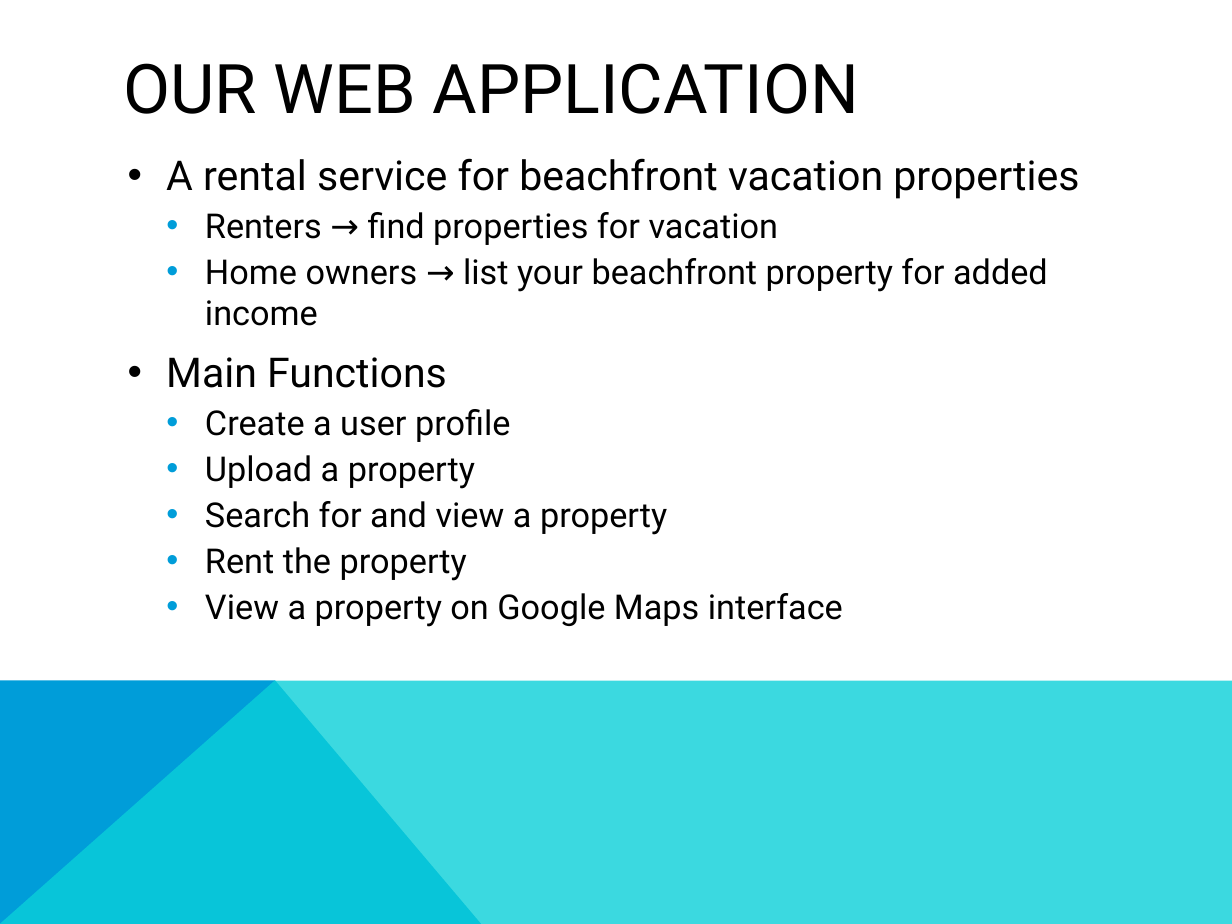
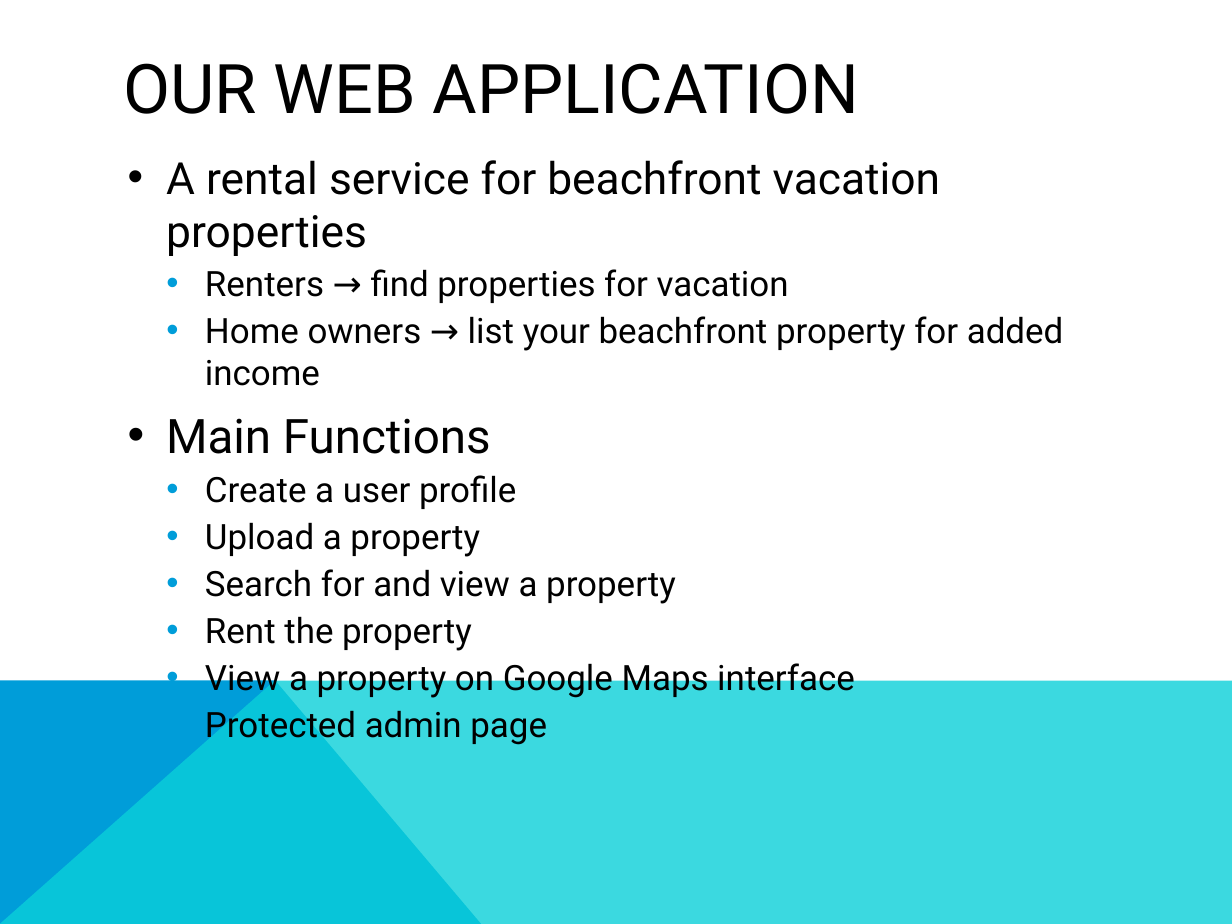
Before and after one commit to UMBC-CMSC447/Section-1-Team-3, a slide deck: slide 4 of Presentation/Final Presentation.pptx. Drawn at 1232x924 pixels with LibreOffice and Linux fonts; fonts in the diff are those of the drawing. Boxes give left, top, right and bottom in pixels: in the first picture for what was removed or moved away, otherwise in the second. Text is boxed around its words. In the diff, an @@ line names an element or a change of style, - is before the commit and + after.

```diff
--- a/Presentation/Final Presentation.pptx
+++ b/Presentation/Final Presentation.pptx
@@ text at [166,160,1063,699]: size 24 to 25.9 pt in "A rental service for beachfront vacation properties"; size 20 to 20.4 pt in "Renters → find properties for vacation", "Home owners → list your beachfront property ...", "Create a user profile", "Upload a property" and 3 more places; size 24 to 27.8 pt in "Main Functions" @@
@@ text at [205,705,547,746]: paragraph added @@
+      • Protected admin page
```
Also in this commit, not shown: 2 other slides changed.
